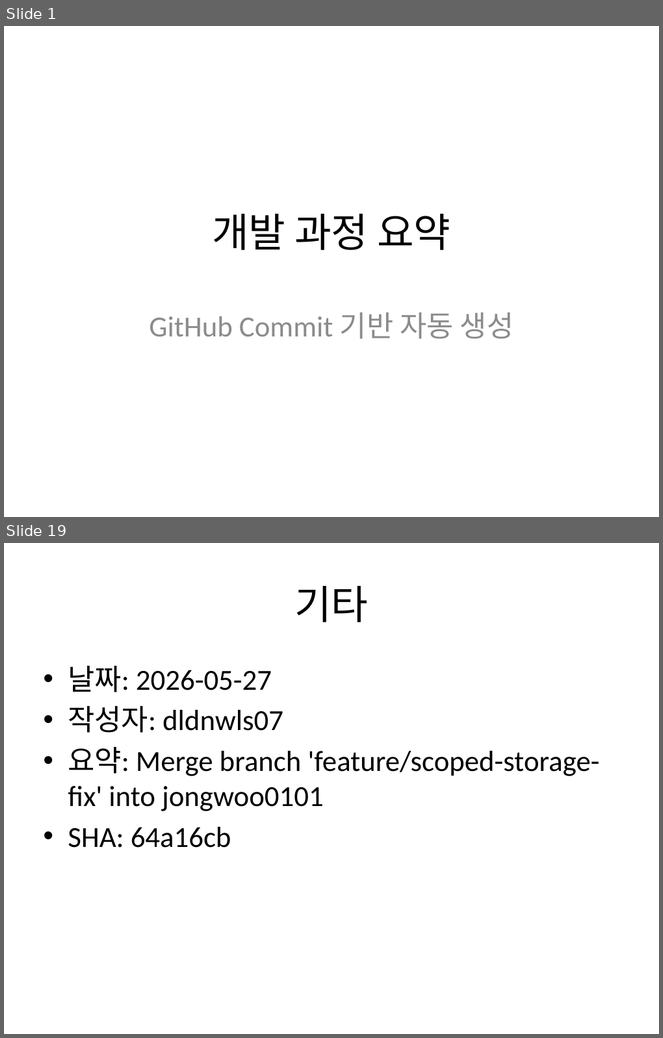
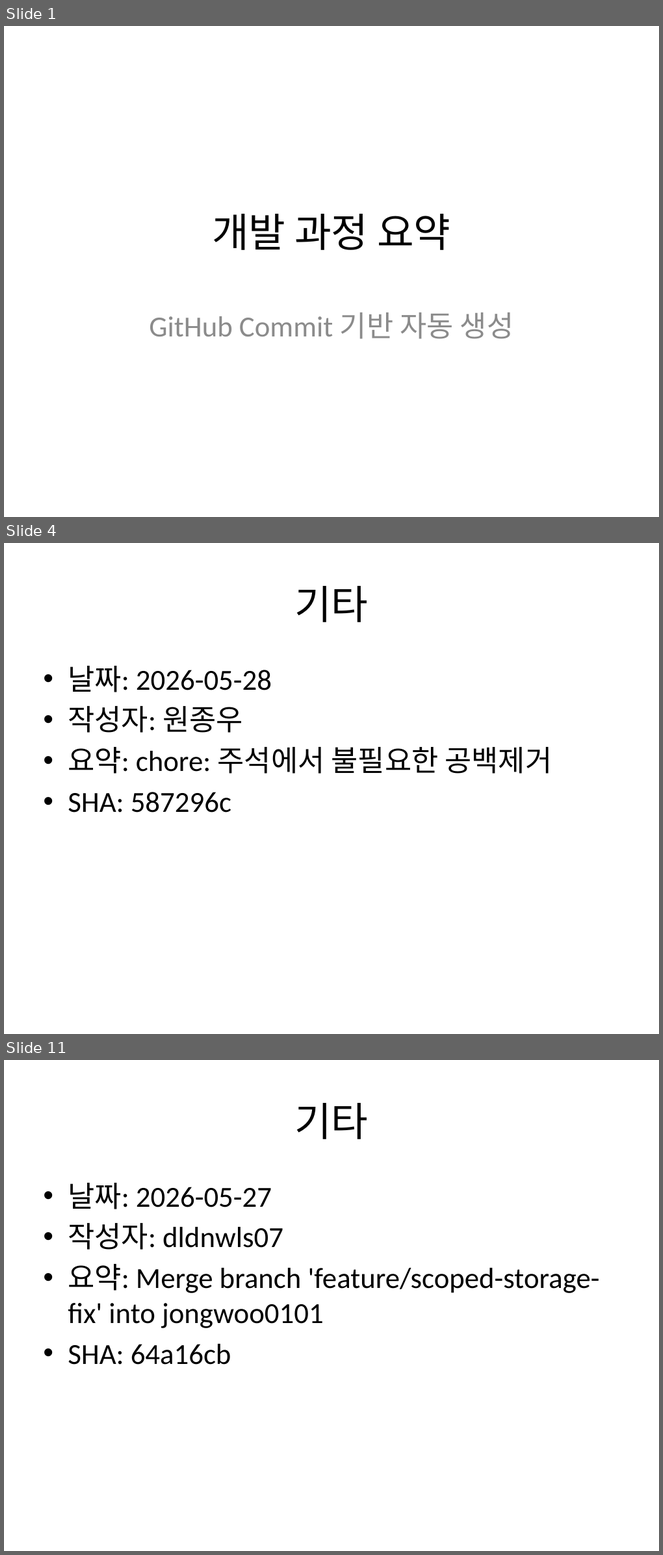
Before and after one commit to Jongwoo0101/worksight-commit-bot, a slide deck: data/commit_report.pptx. Shown one above the other, each under a label of ours: slides 1 and 19 before the commit, slides 1, 4 and 11 after it; the slides between them are not shown. The pictures are 663x1038 and 663x1555 pixels, drawn with LibreOffice and Linux fonts; fonts in the diff are those of the drawing. Boxes give left, top, right and bottom in pixels: in the first picture for what was removed or moved away, otherwise in the second. Text is boxed around its words. In the diff, an @@ line names an element or a change of style, - is before the commit and + after.

Commit message:
feat: target repo 신규 커밋 7건 반영 - chore: 주석에서 불필요한 공백제거 작성자: 원종우 코드: 587296c - Merge remote-tracking branch 'origin/Jongwoo0101' into Jongwoo0101 작성자: 원종우 코드: b496f98 - feat(chat): 채팅 비즈니스 로직(Service) 및 API 컨트롤러 구현
- ChatService: 채팅방 입장/목록 조회, 메시지 전송, 미읽음 일괄 처리 로직 구현
- 수신자 상태(MEETING/AWAY)에 따른 일반/긴급 알림 발송 분기 및 배너 조회 API 구현
- 데이터 정합성을 위해 TransactionSynchronization(afterCommit)을 활용한 웹소켓 실시간 푸시 연동
- ChatController: 채팅 관련 REST API 엔드포인트 매핑 작성자: 원종우 코드: 3752000
- feat(chat): 채팅 관련 Repository 및 WebSocket 이벤트 상수 추가

- ChatRoomRepository: 멤버 ID 기반 채팅방 조회 및 단건 조회 쿼리 추가
- ChatMessageRepository: 최신 메시지 페이징 조회, 미읽음 카운트 및 일괄 읽음 처리(@Modifying) 쿼리 구현
- WsEnvelope: 실시간 채팅 수신 및 읽음 처리를 위한 웹소켓 이벤트 상수(CHAT_MESSAGE_RECEIVED, CHAT_URGENT_RECEIVED, CHAT_READ) 정의 작성자: 원종우 코드: f779f37
- feat(chat): 채팅 도메인 엔티티 및 관련 Enum 정의

- 1:1 채팅방 엔티티(ChatRoom) 및 unique 제약 조건을 활용한 중복 생성 방지 로직 추가
- 채팅 메시지 엔티티(ChatMessage) 정의 및 인덱스 추가
- 일반(NORMAL) 및 긴급(URGENT) 메시지 구분을 위한 ChatMessageType Enum 추가 작성자: 원종우 코드: e78e425

```diff
--- a/data/commit_report.pptx
+++ b/data/commit_report.pptx
@@ slide 4 added at [4, 543, 659, 1034], background #FFFFFF @@
@@ title added at [295, 586, 368, 622], 44 pt, text #000000 @@
+기타
@@ text added at [68, 666, 553, 813], 32 pt, text #000000 @@
+• 날짜: 2026-05-28
+• 작성자: 원종우
+• 요약: chore: 주석에서 불필요한 공백제거
+• SHA: 587296c
@@ what was slide 19 is now slide 11 @@
```
Also in this commit, not shown: 2 slides changed, 6 other slides added, 2 other files.
